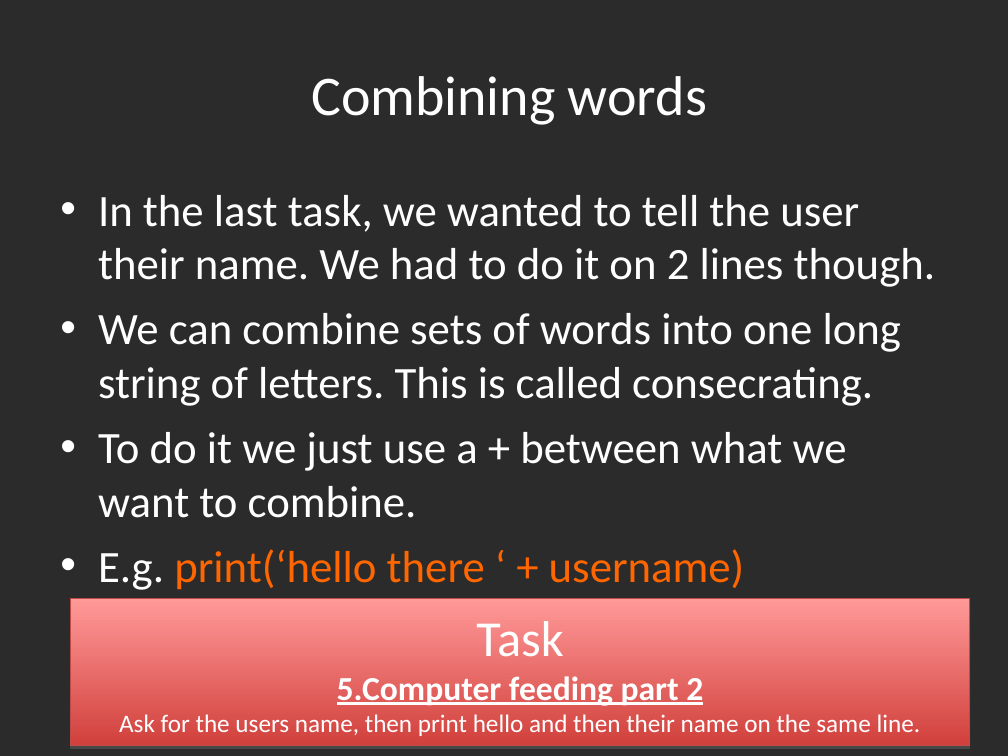
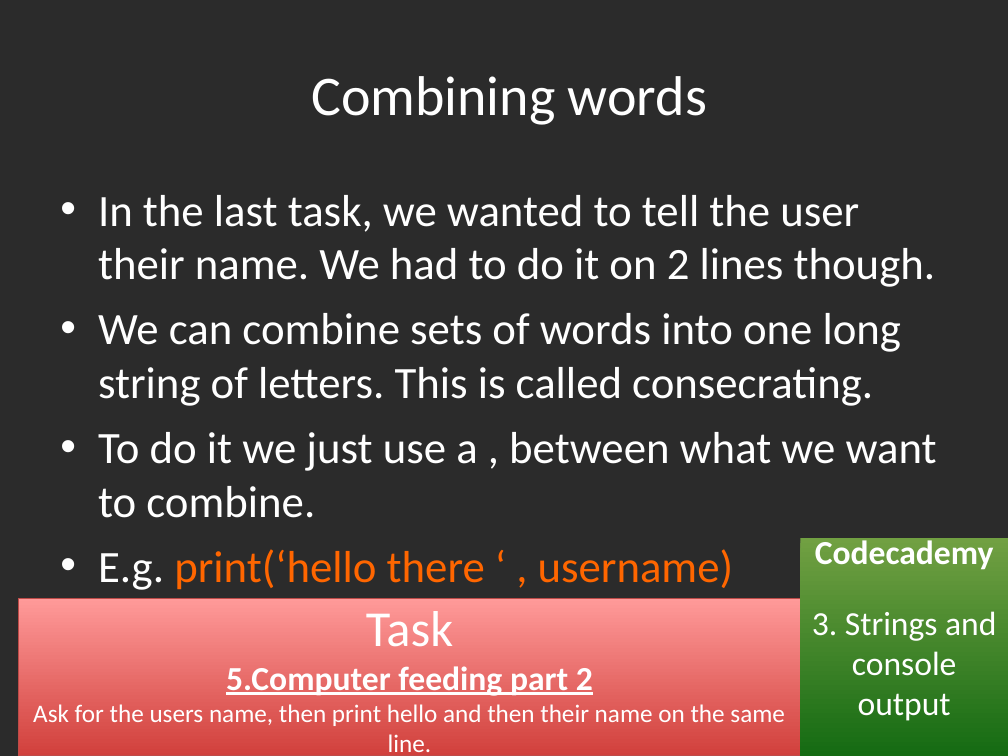
Before and after one commit to gbaman/RaspberryPi-Teaching-Materials, a slide deck: slide 18 of Powerpoints/Python 3.3.ppt (slide 15 before the commit). Drawn at 1008x756 pixels with LibreOffice and Linux fonts; fonts in the diff are those of the drawing; background and template pictures are left out; a plain dark background stands for a picture behind light text. Boxes give left, top, right and bottom in pixels: in the first picture for what was removed or moved away, otherwise in the second. Text is boxed around its words. In the diff, an @@ line names an element or a change of style, - is before the commit and + after.

Commit message:
Now includes codecademy links

```diff
--- a/Powerpoints/Python 3.3.ppt
+++ b/Powerpoints/Python 3.3.ppt
@@ text at (98,432,937,590): text changed @@
-• To do it we just use a + between what we want to combine.
-• E.g. print(‘hello there ‘ + username)
+• To do it we just use a , between what we want to combine.
+• E.g. print(‘hello there ‘ , username)
@@ rectangle added at (800,538,1008,756), fill gradient #71A042 to #156B13, 24 pt, text #FFFFFF @@
+Codecademy
+3. Strings and console output
@@ rectangle "Task": place and size @@
-rectangle "Task" at (71,598,970,745)
+rectangle "Task" at (19,598,801,756)
```
Also in this commit, not shown: 16 other slides changed, 4 slides added, 1 slide removed.
